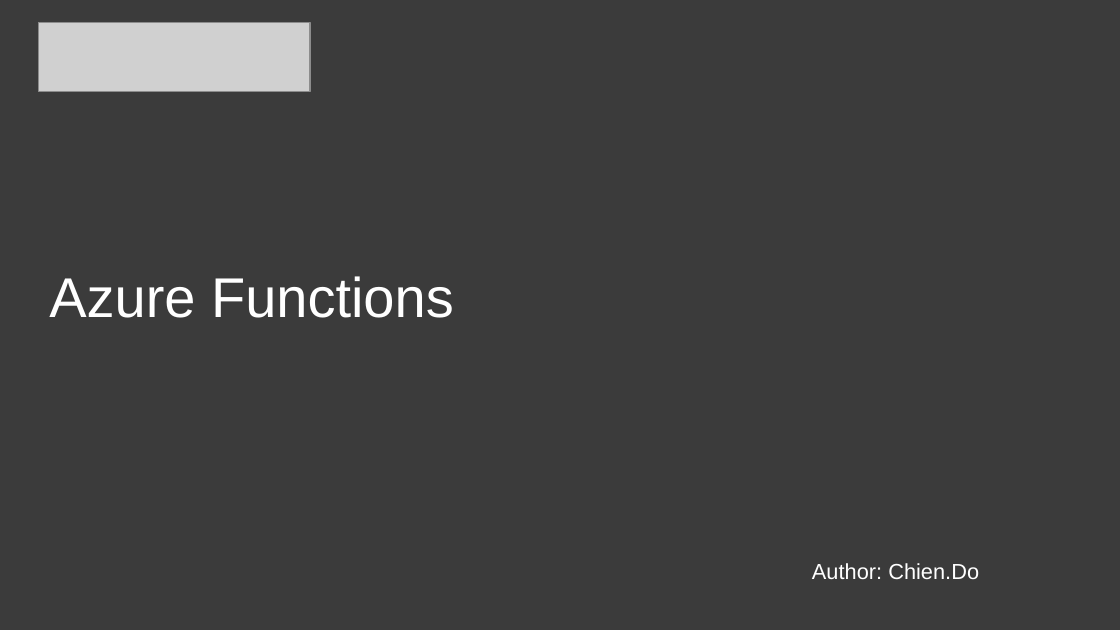
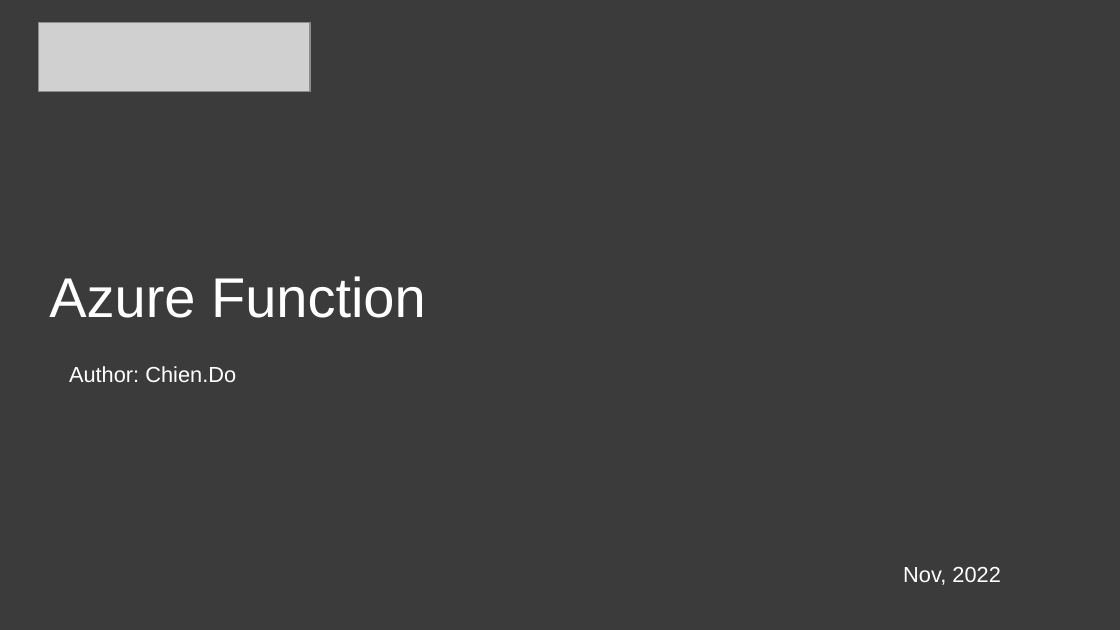
Before and after one commit to Chien-Do/AzureFunction, a slide deck: slide 1 of Chien.do - Azure Functional.pptx. Drawn at 1120x630 pixels with LibreOffice and Linux fonts; fonts in the diff are those of the drawing; grey boxes stand for pictures. Boxes give left, top, right and bottom in pixels: in the first picture for what was removed or moved away, otherwise in the second. Text is boxed around its words. In the diff, an @@ line names an element or a change of style, - is before the commit and + after.

```diff
--- a/Chien.do - Azure Functional.pptx
+++ b/Chien.do - Azure Functional.pptx
@@ title at box(49, 276, 426, 318): text changed @@
-Azure Functions
+Azure Function
@@ text "Author: Chien.Do": place and size @@
-text "Author: Chien.Do" at box(812, 563, 979, 579)
+text "Author: Chien.Do" at box(69, 366, 236, 382)
@@ text added at box(903, 567, 1000, 585), 14 pt, text #FFFFFF @@
+Nov, 2022
```
Also in this commit, not shown: 5 other slides changed, 1 slide added, 5 other files.
